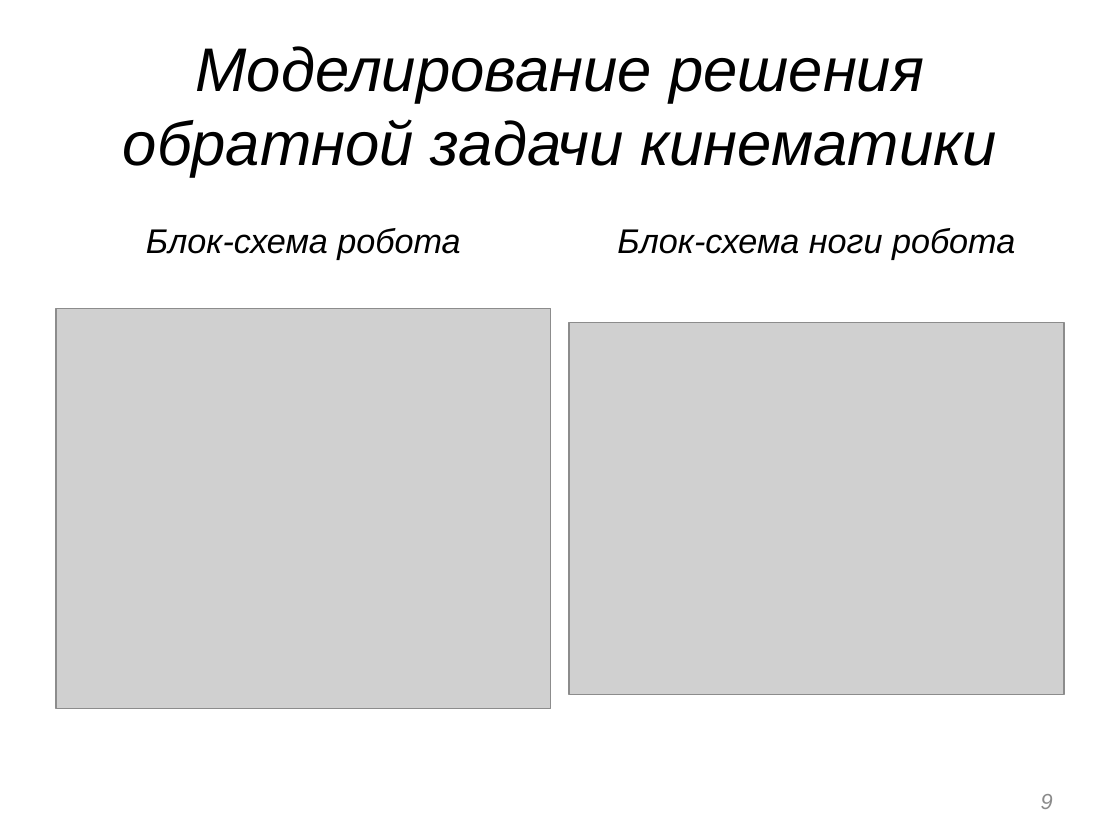
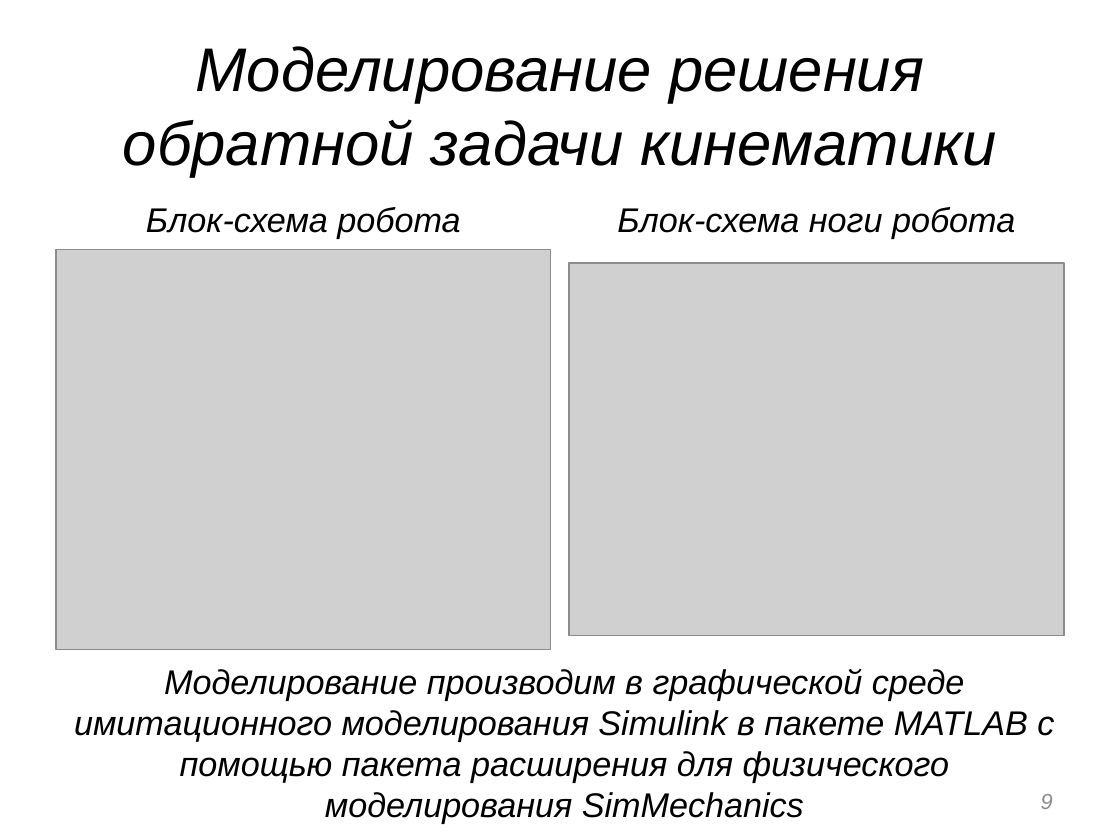
Before and after one commit to VovaRodger/Robo, a slide deck: slide 9 of Презентация.pptx. Drawn at 1120x840 pixels with LibreOffice and Linux fonts; fonts in the diff are those of the drawing; grey boxes stand for pictures. Boxes give left, top, right and bottom in pixels: in the first picture for what was removed or moved away, otherwise in the second. Text is boxed around its words. In the diff, an @@ line names an element or a change of style, - is before the commit and + after.

```diff
--- a/Презентация.pptx
+++ b/Презентация.pptx
@@ text "Блок-схема робота": place and size @@
-text "Блок-схема робота" at [146, 228, 460, 260]
+text "Блок-схема робота" at [146, 207, 460, 239]
@@ text "Блок-схема ноги робота": place and size @@
-text "Блок-схема ноги робота" at [617, 228, 1015, 260]
+text "Блок-схема ноги робота" at [617, 207, 1015, 239]
@@ picture: place and size @@
-picture at [56, 308, 551, 708]
+picture at [56, 249, 551, 648]
@@ picture: place and size @@
-picture at [569, 323, 1064, 694]
+picture at [569, 263, 1064, 635]
@@ text added at [74, 669, 1054, 824], 22 pt, text #000000, italic @@
+Моделирование производим в графической среде имитационного моделирования Simulink в пакете MATLAB с помощью пакета расширения для физического моделирования SimMechanics
```
Also in this commit, not shown: 4 other slides changed, 3 slides added, 1 slide removed, 27 other files.
